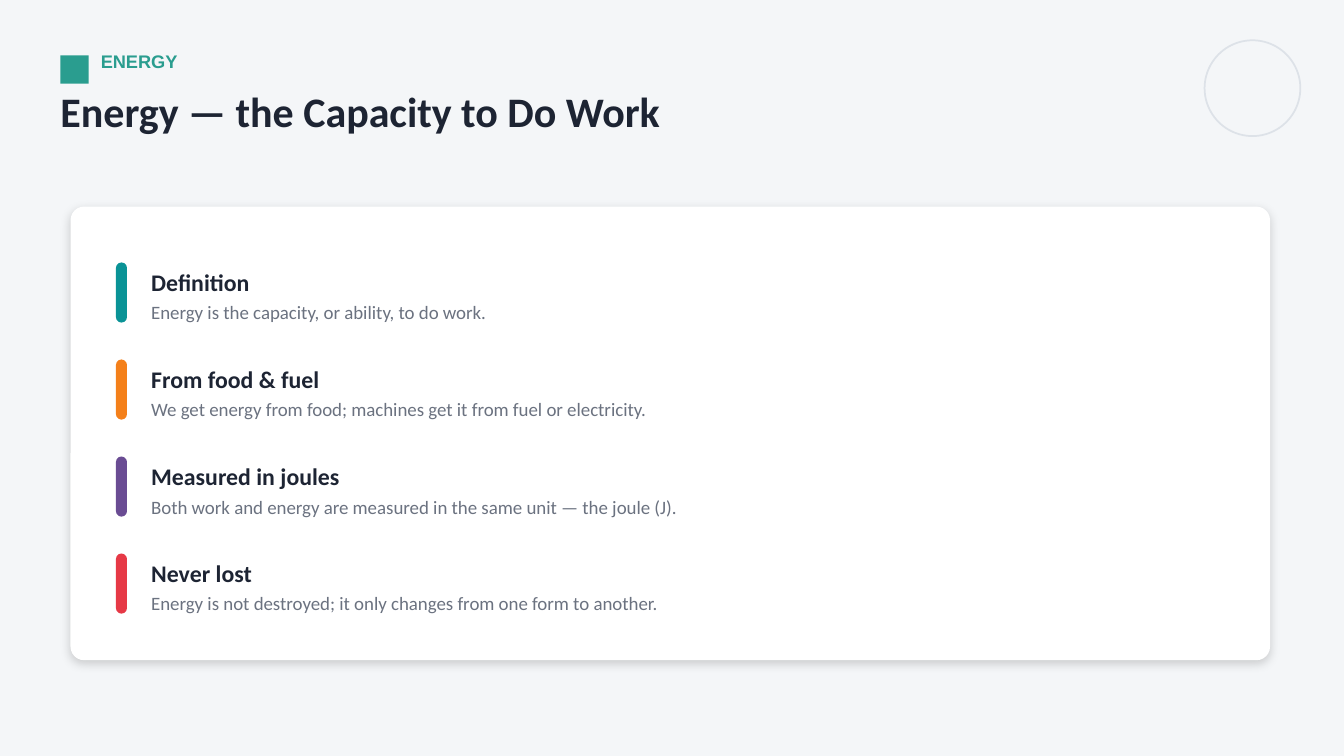
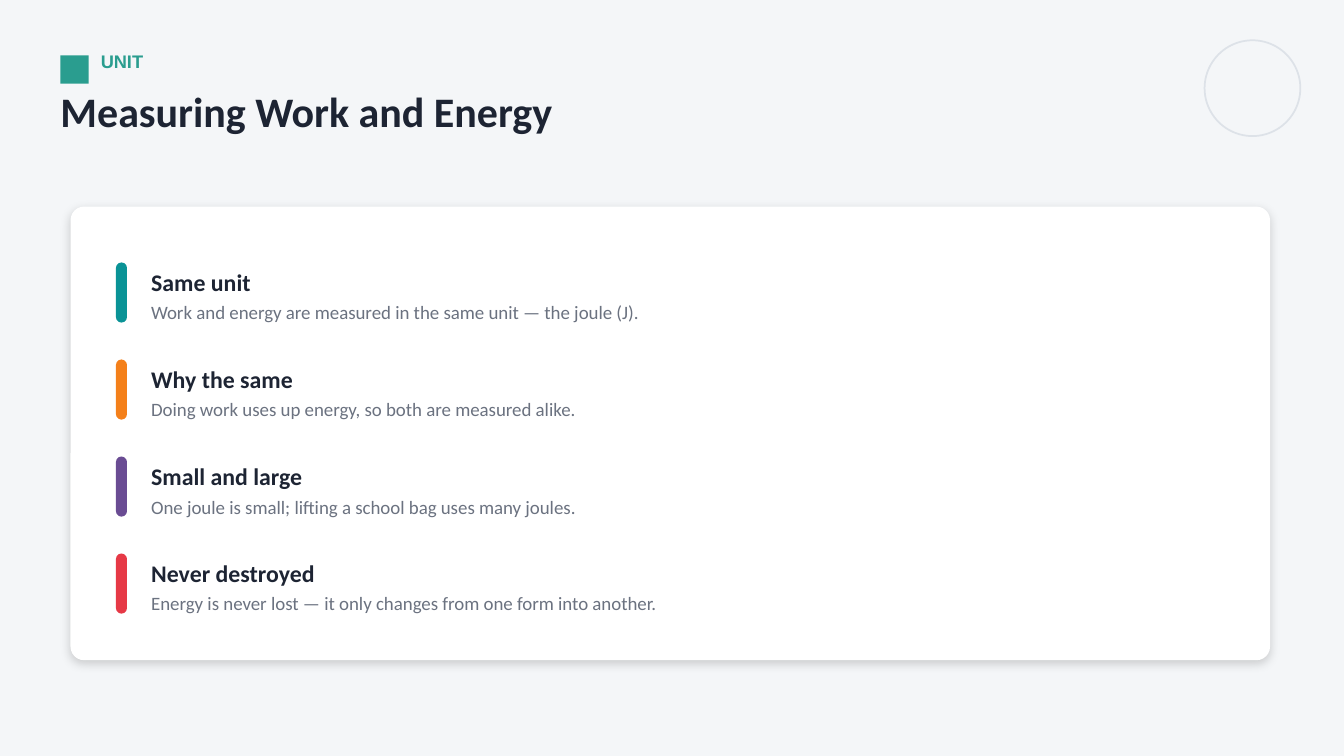
Before and after one commit to parmeshwars2911/MyFirstAR, a slide deck: slide 8 of ppt/MH_Grade06/MH06_S25_Work_and_Energy.pptx (slide 5 before the commit). Drawn at 1344x756 pixels with LibreOffice and Linux fonts; fonts in the diff are those of the drawing. Boxes give left, top, right and bottom in pixels: in the first picture for what was removed or moved away, otherwise in the second. Text is boxed around its words. In the diff, an @@ line names an element or a change of style, - is before the commit and + after.

```diff
--- a/ppt/MH_Grade06/MH06_S25_Work_and_Energy.pptx
+++ b/ppt/MH_Grade06/MH06_S25_Work_and_Energy.pptx
@@ text at [101,55,143,68]: text changed @@
-ENERGY
+UNIT
@@ text at [60,97,552,134]: text changed @@
-Energy — the Capacity to Do Work
+Measuring Work and Energy
@@ text at [151,274,638,322]: text changed @@
-Definition
-Energy is the capacity, or ability, to do work.
+Same unit
+Work and energy are measured in the same unit — the joule (J).
@@ text at [151,371,576,419]: text changed @@
-From food & fuel
-We get energy from food; machines get it from fuel or electricity.
+Why the same
+Doing work uses up energy, so both are measured alike.
@@ text at [151,468,575,517]: text changed @@
-Measured in joules
-Both work and energy are measured in the same unit — the joule (J).
+Small and large
+One joule is small; lifting a school bag uses many joules.
@@ text at [151,565,656,613]: text changed @@
-Never lost
-Energy is not destroyed; it only changes from one form to another.
+Never destroyed
+Energy is never lost — it only changes from one form into another.
```
Also in this commit, not shown: 7 other slides changed, 14 slides added, 6 other files.
